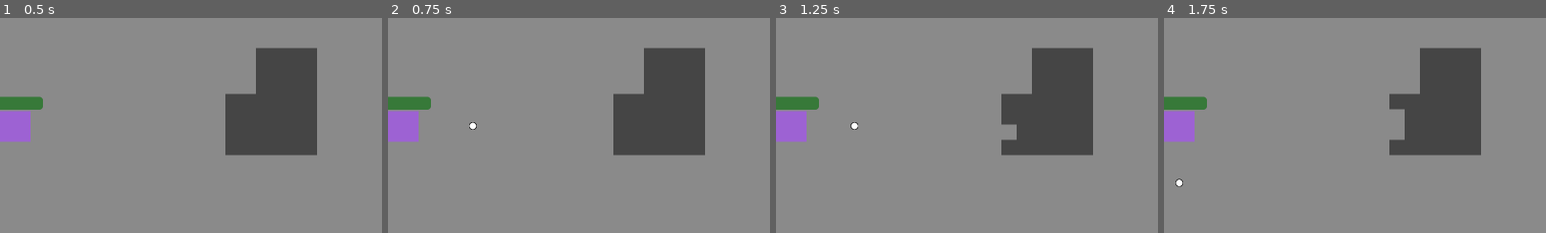
Above: before the commit, frames 1-4 (left to right).
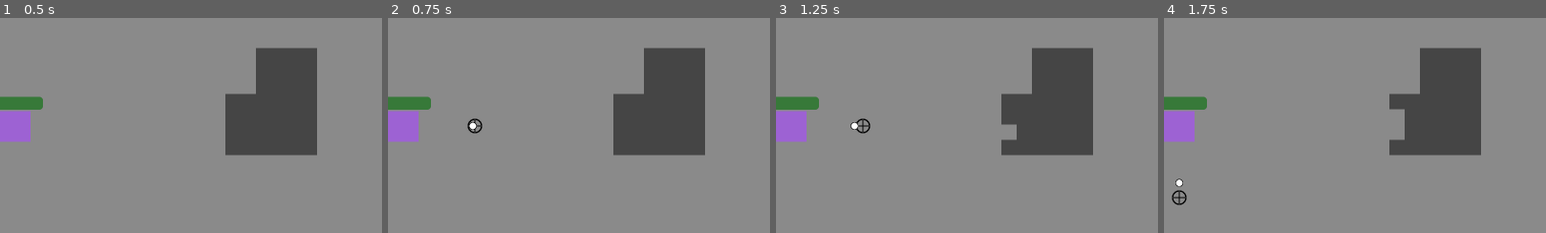
Above: after the commit, the same moments.

Repository: MikeBeasterfeld/bezerk-godot
Game: Godot game, scene res://level/gameboard.tscn
Same seed, same stepped clock (60 frames per second), same inputs: the game is played once before the commit and once after it.
Inputs:
- Up to frame 1 (0.5 s): no input
- Up to frame 2 (0.75 s): tap Enter at 0.5 s; hold Right (ui_shoot_right) from 0.53 s (still down)
- Up to frame 3 (1.25 s): keep holding Right (ui_shoot_right)
- Up to frame 4 (1.75 s): release Right (ui_shoot_right) at 1.28 s; hold Down (ui_shoot_down) from 1.28 s (still down)
The pictures show only the part of the screen within x 2-52%, y 21-71%; the shares and areas given below are measured in that part.

Frame 1 is identical in both runs. In frame 2, 0.1% of the frame differs, in the area x 20-25%, y 46-54%; in frame 3, 0.1%; in frame 4, 0.2%, in the area x 2-6%, y 80-88%.

Commit message:
Add a crosshair

Diff:
--- a/player/my_dude.gd
+++ b/player/my_dude.gd
@@ -2,6 +2,7 @@
 
 var bullet_scene = load("res://projectile/bullet.tscn")
 @onready var health_bar: MTDBar = $HealthBar
+@onready var crosshair: Sprite2D = $Crosshair
 
 var last_shot: float = Time.get_unix_time_from_system()
 
@@ -21,11 +22,18 @@
 
 	var current_time: float = Time.get_unix_time_from_system()
 
+	var shoot_direction = Input.get_vector("ui_shoot_left", "ui_shoot_right", "ui_shoot_up", "ui_shoot_down").normalized()
+
+	if (shoot_direction != Vector2(0,0)):
+		crosshair.visible = true
+		crosshair.position = shoot_direction * Vector2(150, 150)
+	else:
+		crosshair.visible = false
+
 	if(last_shot + shoot_speed < current_time):
-		var shoot_direction = Input.get_vector("ui_shoot_left", "ui_shoot_right", "ui_shoot_up", "ui_shoot_down")
 
 		if(abs(shoot_direction.x) > 0 or abs(shoot_direction.y) > 0):
-			print(shoot_direction)
+			print("shoot direction ", shoot_direction)
 			print(abs(shoot_direction.x) - abs(shoot_direction.y))
 			var instance = bullet_scene.instantiate()
 			instance.position = position
--- a/player/my_dude.tscn
+++ b/player/my_dude.tscn
@@ -1,7 +1,8 @@
-[gd_scene load_steps=4 format=3 uid="uid://bi6vgl2mq1pif"]
+[gd_scene load_steps=5 format=3 uid="uid://bi6vgl2mq1pif"]
 
 [ext_resource type="Script" path="res://player/my_dude.gd" id="1_33a3l"]
 [ext_resource type="PackedScene" uid="uid://c5qbwvl224ckh" path="res://ui/health_bar.tscn" id="2_lnygx"]
+[ext_resource type="Texture2D" uid="uid://bb038x6jo7d5v" path="res://player/crosshair.png" id="3_1803p"]
 
 [sub_resource type="RectangleShape2D" id="RectangleShape2D_k3i1r"]
 size = Vector2(64, 64)
@@ -26,3 +27,8 @@
 offset_left = -57.0
 offset_right = 58.0
 offset_bottom = -34.0
+
+[node name="Crosshair" type="Sprite2D" parent="."]
+visible = false
+scale = Vector2(0.5, 0.5)
+texture = ExtResource("3_1803p")
Binary file added: asset/crosshair.ase
Binary file added: player/crosshair.png
Not shown, added: player/crosshair.png.import
